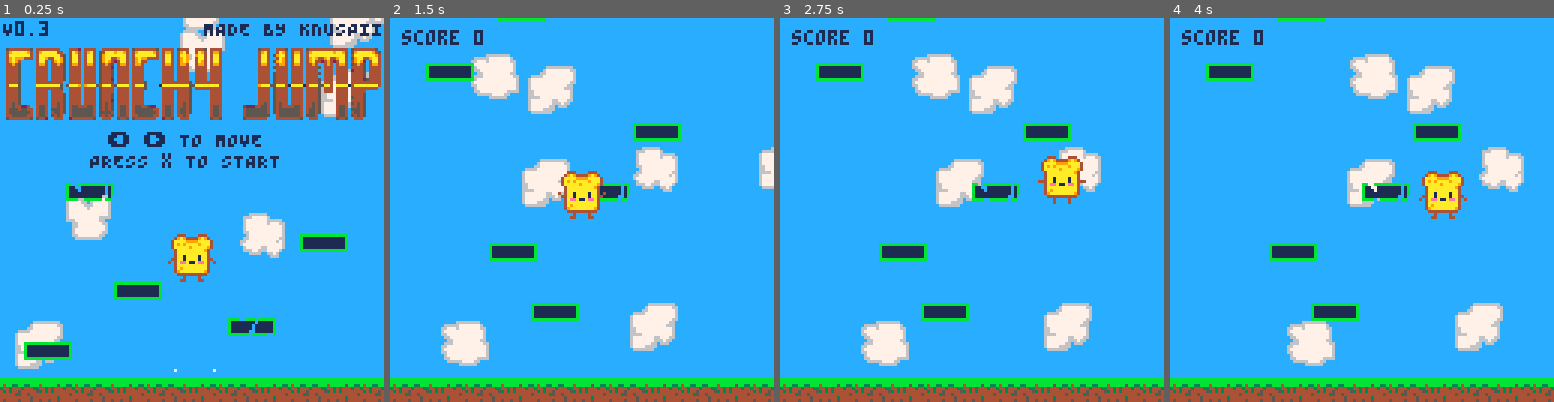
Above: before the commit, frames 1-4 (left to right).
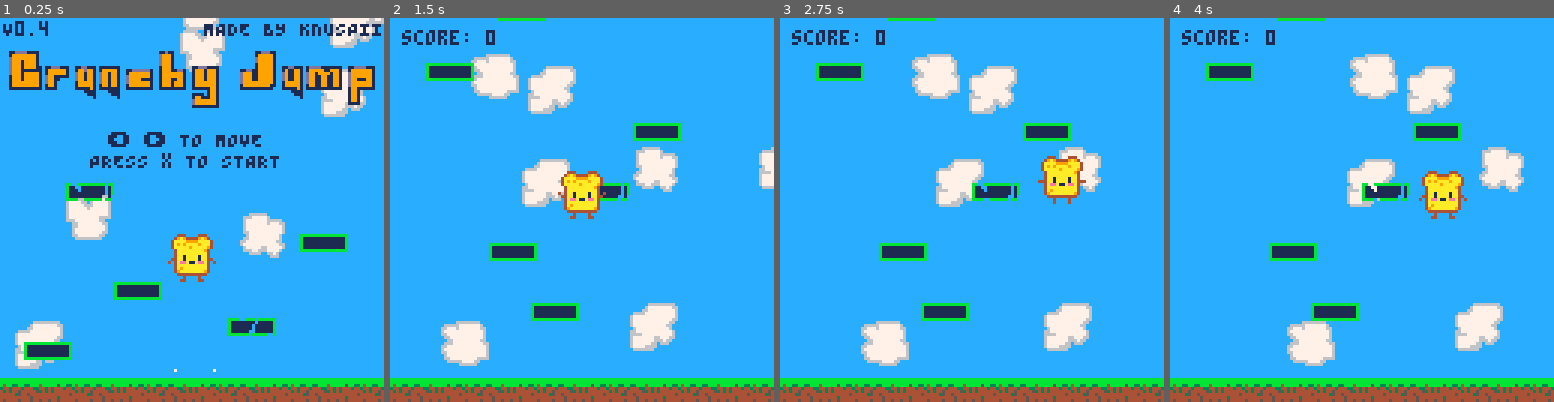
Above: after the commit, the same moments.

Repository: Knuspii/crunchy-jump
Game: PICO-8 cartridge crunchy_jump.p8
Same seed, same stepped clock (60 frames per second), same inputs: the game is played once before the commit and once after it.
Inputs:
- Up to frame 1 (0.25 s): no input
- Up to frame 2 (1.5 s): tap X (X key) at 0.33, 1.07 s
- Up to frame 3 (2.75 s): hold Right 1.6-2.1 s; tap X (X key) at 1.85 s; hold Right from 2.47 s (still down)
- Up to frame 4 (4 s): tap X (X key) at 2.97 s; release Right at 3.03 s; hold Left 3.08-3.58 s

The runs differ from the first frame. In frame 1, 14% of the frame differs, in the area x 1-100%, y 0-86%; in frame 2, 0.3%; in frame 3, 0.3%; in frame 4, 0.3%.

Commit message:
0.4 Changed title and changed sounds

Diff:
--- a/crunchy_jump.p8
+++ b/crunchy_jump.p8
@@ -1070,7 +1070,7 @@
 
     -- GAME VERSION
     print(
-        "V0.3",
+        "V0.4",
         1,
         1,
         1
@@ -1172,7 +1172,7 @@
 
     if mode=="game" then
         print(
-            "score "..score,
+            "score: "..score,
             4,
             4,
             1
Not shown, changed: 41 lines of the sprite sheet (__gfx__) section of crunchy_jump.p8
Not shown, changed: the sound effects (__sfx__) section of crunchy_jump.p8
Not shown, changed: crunchy_jump.js
Not shown, changed: index.html
